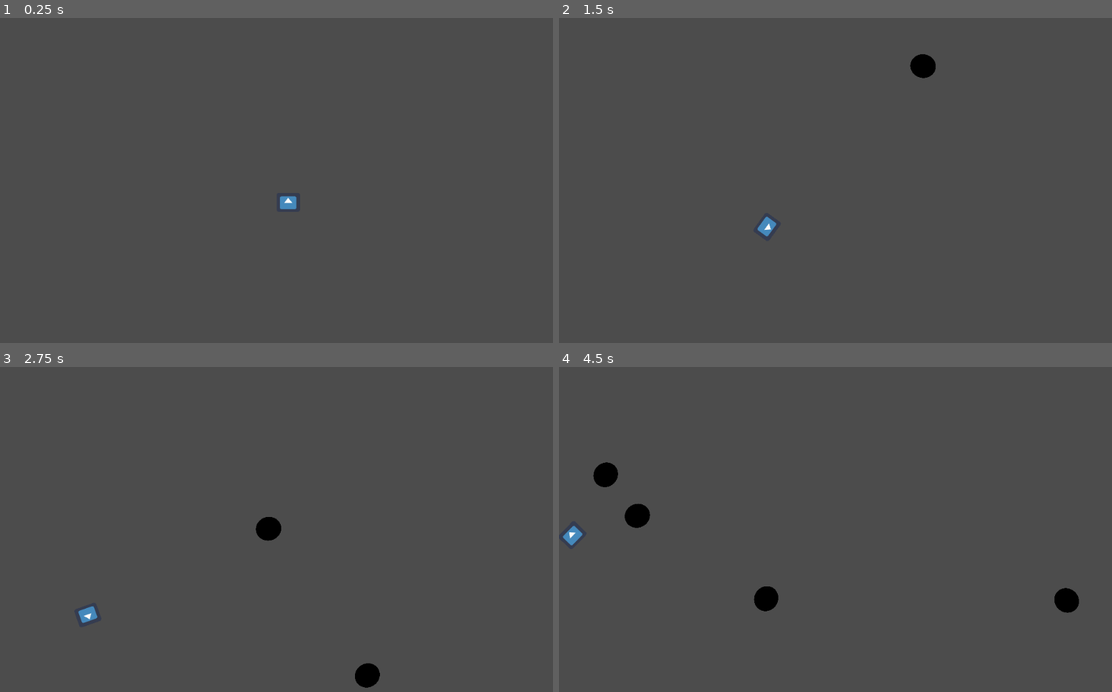
Above: before the commit, frames 1-4 (two rows, left to right).
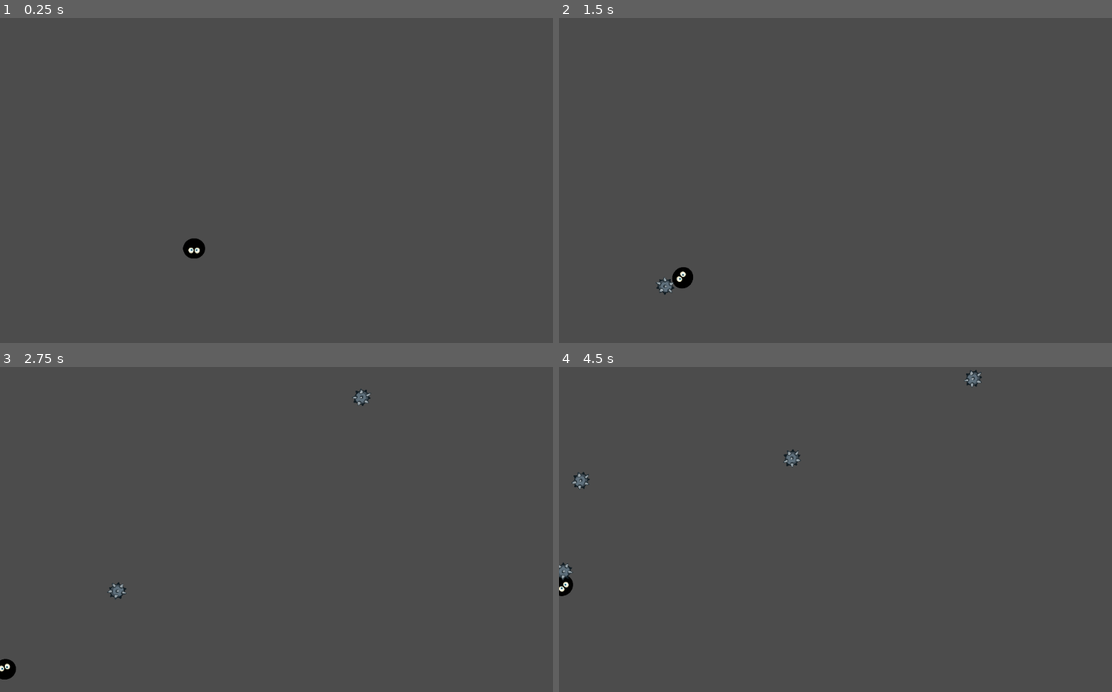
Above: after the commit, the same moments.

Repository: Rahisbel/Battle-Snake
Game: Godot game, scene res://Escenas/Main.tscn
Two runs of this game, one before a commit and one after it. Both use one fixed random seed, a clock stepped at 60 frames per second and the inputs below. The engine's default icon, where the game draws it, is replaced by a stand-in: a white triangle on a blue panel in a dark square.
Inputs:
- Up to frame 1 (0.25 s): no input
- Up to frame 2 (1.5 s): hold Right (ui_right) 0.53-1.28 s; hold Left (ui_left) from 1.28 s (still down)
- Up to frame 3 (2.75 s): release Left (ui_left) at 2.03 s; hold Right (ui_right) from 2.03 s (still down)
- Up to frame 4 (4.5 s): release Right (ui_right) at 2.78 s; hold Up (ui_up) 2.78-3.53 s; hold Left (ui_left) from 3.53 s (still down)

The runs differ from the first frame. In frame 1, 0.3% of the frame differs, in the area x 33-54%, y 54-74%; in frame 2, 0.7%; in frame 3, 1.0%; in frame 4, 1.7%, in the area x 0-95%, y 0-76%.

Commit message:
animaciones

Diff:
--- a/Escenas/Disparo.tscn
+++ b/Escenas/Disparo.tscn
@@ -1,21 +1,23 @@
-[gd_scene load_steps=5 format=2]
+[gd_scene load_steps=7 format=2]
 
 [ext_resource path="res://Scripts/Disparo.gd" type="Script" id=1]
-[ext_resource path="res://Imagenes/j.png" type="Texture" id=2]
+[ext_resource path="res://Imagenes/j2.png" type="Texture" id=2]
+[ext_resource path="res://Imagenes/j3.png" type="Texture" id=3]
+[ext_resource path="res://Imagenes/j4.png" type="Texture" id=4]
 
 [sub_resource type="CircleShape2D" id=1]
-radius = 8.64752
+radius = 2.70772
 
 [sub_resource type="SpriteFrames" id=2]
 animations = [ {
-"frames": [ ExtResource( 2 ) ],
+"frames": [ ExtResource( 2 ), ExtResource( 3 ), ExtResource( 4 ) ],
 "loop": true,
 "name": "bala",
 "speed": 5.0
 } ]
 
 [node name="Disparo" type="RigidBody2D"]
-position = Vector2( 496.24, 279.007 )
+position = Vector2( 499.126, 280.228 )
 mass = 0.00102041
 gravity_scale = 0.0
 script = ExtResource( 1 )
@@ -28,13 +30,18 @@
 one_way_collision_margin = 0.0
 
 [node name="AnimatedSprite" type="AnimatedSprite" parent="."]
-scale = Vector2( 0.039, 0.039 )
+position = Vector2( 6.81111, 7.67598 )
+scale = Vector2( 0.306424, 0.319937 )
 frames = SubResource( 2 )
 animation = "bala"
+frame = 1
+playing = true
 __meta__ = {
 "_edit_group_": true
 }
 
 [node name="VisibilityNotifier2D" type="VisibilityNotifier2D" parent="."]
+position = Vector2( -5.153e-006, -0.0555209 )
+scale = Vector2( 0.322916, 0.328461 )
 
 [connection signal="screen_exited" from="VisibilityNotifier2D" to="." method="_on_VisibilityNotifier2D_screen_exited"]
--- a/Escenas/Enemigo.tscn
+++ b/Escenas/Enemigo.tscn
@@ -1,18 +1,18 @@
 [gd_scene load_steps=5 format=2]
 
 [ext_resource path="res://Scripts/Enemigo.gd" type="Script" id=1]
-[ext_resource path="res://Imagenes/j.png" type="Texture" id=2]
+[ext_resource path="res://Imagenes/bomb.png" type="Texture" id=2]
 
 [sub_resource type="SpriteFrames" id=1]
 animations = [ {
 "frames": [ ExtResource( 2 ) ],
 "loop": true,
 "name": "1",
-"speed": 4.45
+"speed": 5.0
 } ]
 
 [sub_resource type="CircleShape2D" id=2]
-radius = 24.3555
+radius = 18.6905
 
 [node name="Enemigo" type="RigidBody2D"]
 collision_mask = 0
--- a/Escenas/Jugador.tscn
+++ b/Escenas/Jugador.tscn
@@ -1,7 +1,7 @@
 [gd_scene load_steps=5 format=2]
 
 [ext_resource path="res://Scripts/Jugador.gd" type="Script" id=1]
-[ext_resource path="res://Imagenes/icon.png" type="Texture" id=2]
+[ext_resource path="res://Imagenes/kk.png" type="Texture" id=2]
 
 [sub_resource type="SpriteFrames" id=1]
 animations = [ {
@@ -11,11 +11,11 @@
 "speed": 5.0
 } ]
 
-[sub_resource type="RectangleShape2D" id=2]
-extents = Vector2( 21.1063, 17.7475 )
+[sub_resource type="CircleShape2D" id=2]
+radius = 22.3988
 
 [node name="Jugador" type="Area2D"]
-position = Vector2( 534.394, 275.127 )
+position = Vector2( 549.388, 252.948 )
 gravity = 0.0
 script = ExtResource( 1 )
 __meta__ = {
@@ -24,13 +24,16 @@
 
 [node name="AnimatedSprite" type="AnimatedSprite" parent="."]
 modulate = Color( 0.984375, 0.984375, 0.984375, 1 )
-scale = Vector2( 0.669832, 0.553886 )
+position = Vector2( -6.80013, -8.88221 )
+scale = Vector2( 0.403997, 0.376356 )
 frames = SubResource( 1 )
 animation = "jug"
 playing = true
 flip_h = true
+flip_v = true
 
 [node name="CollisionShape2D" type="CollisionShape2D" parent="."]
+position = Vector2( -6.64825, -7.75624 )
 shape = SubResource( 2 )
 
 [connection signal="body_entered" from="." to="." method="_on_Jugador_body_entered"]
--- a/Escenas/Main.tscn
+++ b/Escenas/Main.tscn
@@ -7,7 +7,7 @@
 
 [sub_resource type="Curve2D" id=1]
 _data = {
-"points": PoolVector2Array( 0, 0, 0, 0, 22.7416, -6.5219, 0, 0, 0, 0, 1016.27, -6.5219, 0, 0, 0, 0, 1016.27, 594.921, 0, 0, 0, 0, 1.10695, 594.921 )
+"points": PoolVector2Array( 0, 0, 0, 0, -0.692373, -2.5436, 0, 0, 0, 0, 1021.43, -2.5436, 0, 0, 0, 0, 1018.91, 594.115, 0, 0, 0, 0, -3.20992, 589.08, 0, 0, 0, 0, -0.692373, -2.5436 )
 }
 
 [node name="Main" type="Node"]
@@ -15,17 +15,21 @@
 Enemigo = ExtResource( 2 )
 Disparo = ExtResource( 3 )
 
+[node name="Sprite" type="Sprite" parent="."]
+position = Vector2( 352.791, 394.745 )
+scale = Vector2( 0.988106, 0.982957 )
+
 [node name="Jugador" parent="." instance=ExtResource( 4 )]
+position = Vector2( 373.921, 376.995 )
 
 [node name="Position2D" type="Position2D" parent="."]
-position = Vector2( 531.159, 277.857 )
+position = Vector2( 364.482, 371.985 )
 
 [node name="Path2D" type="Path2D" parent="."]
-scale = Vector2( 1.00359, 0.99693 )
 curve = SubResource( 1 )
 
 [node name="PathFollow2D" type="PathFollow2D" parent="Path2D"]
-position = Vector2( 22.7416, -6.5219 )
+position = Vector2( -0.692373, -2.5436 )
 
 [node name="TimerEnemigo" type="Timer" parent="."]
 
@@ -33,12 +37,8 @@
 wait_time = 0.1
 one_shot = true
 
-[node name="Persecusion" type="Timer" parent="."]
-wait_time = 0.1
-
 [connection signal="disparo" from="Jugador" to="." method="_on_Jugador_disparo"]
 [connection signal="hit" from="Jugador" to="." method="game_over"]
 [connection signal="localizacion" from="Jugador" to="." method="_on_Jugador_localizacion"]
 [connection signal="timeout" from="TimerEnemigo" to="." method="_on_TimerEnemigo_timeout"]
 [connection signal="timeout" from="Inicio" to="." method="_on_Inicio_timeout"]
-[connection signal="timeout" from="Persecusion" to="." method="_on_Persecusion_timeout"]
--- /dev/null
+++ b/Escenas/Menu P.tscn
@@ -0,0 +1,17 @@
+[gd_scene format=2]
+
+[node name="Menu P" type="CanvasLayer"]
+
+[node name="Label" type="Label" parent="."]
+margin_right = 40.0
+margin_bottom = 14.0
+
+[node name="Button" type="Button" parent="."]
+anchor_left = 0.5
+anchor_top = 1.0
+anchor_right = 0.5
+anchor_bottom = 1.0
+margin_left = -8.0
+margin_top = -437.0
+margin_right = 46.0
+margin_bottom = -311.0
--- a/Escenas/Pared.tscn
+++ b/Escenas/Pared.tscn
@@ -1,5 +1,22 @@
-[gd_scene format=2]
+[gd_scene load_steps=3 format=2]
+
+[ext_resource path="res://Imagenes/Ladrillo.png" type="Texture" id=1]
+
+[sub_resource type="SpriteFrames" id=1]
+animations = [ {
+"frames": [ ExtResource( 1 ) ],
+"loop": true,
+"name": "Ladrillo",
+"speed": 5.0
+} ]
 
 [node name="Pared" type="StaticBody2D"]
+position = Vector2( 27.2075, 22.9116 )
+__meta__ = {
+"_edit_group_": true
+}
 
 [node name="AnimatedSprite" type="AnimatedSprite" parent="."]
+scale = Vector2( 0.25, 0.25 )
+frames = SubResource( 1 )
+animation = "Ladrillo"
--- a/Scripts/Disparo.gd
+++ b/Scripts/Disparo.gd
@@ -12,5 +12,5 @@
 	velocity = Vector2(0,speed).rotated(rotation)
 	position += velocity * delta
 
-func _on_VisibilityNotifier2D_screen_exited(): #Elimina los disparos al salir de la pantalla
-	queue_free()
+func _on_VisibilityNotifier2D_screen_exited():
+	queue_free() #Elimina los disparos al salir de la pantalla
--- a/Scripts/Enemigo.gd
+++ b/Scripts/Enemigo.gd
@@ -4,6 +4,7 @@
 export var min_speed = 250  # min velocidad
 export var max_speed = 300 #max velocidad
 var velocity
+var rotacion
 var enemigo = ["1"]   # nombre del frame
 
 func _ready(): # en caso de tener diferentes tipos de enemigos
@@ -11,13 +12,12 @@
 	pass
 
 func _process(delta):
-	    #velocity = Vector2(0, max_speed)
-	    #position += velocity * delta
-
-	    pass
+		#velocity = Vector2(0, max_speed)
+		#position += velocity * delta
+		#rotacion = Vector2(0, max_speed).rotated(rotation)
+		pass
 
 func _on_Enemigo_body_entered(body):
-	print("colisiono")
 	hide()
 	emit_signal("col")
 	$CollisionShape2D.set_deferred("disabled", true)
--- a/Scripts/Jugador.gd
+++ b/Scripts/Jugador.gd
@@ -27,7 +27,6 @@
         emit_signal("disparo", rotation, position,velocity)
 
     if velocity.length() > 0:
-        #velocity = velocity.normalized() * speed
         $AnimatedSprite.play()
     else:
         $AnimatedSprite.stop()
--- a/Scripts/Main.gd
+++ b/Scripts/Main.gd
@@ -5,9 +5,7 @@
 var maxEnem = 4
 var enemigos = []
 var cantEnemigos = 0
-var prueba = 0
-var speedE= 250 #Velocidad enemigo
-
+var speedE= 200 #Velocidad enemigo
 
 func _ready():
 	enemigos.resize(maxEnem)
@@ -19,7 +17,7 @@
     #$TimerEnemigo.stop()
     pass
 
-func _on_TimerEnemigo_timeout():
+func _on_TimerEnemigo_timeout(): # Movimiento del enemigo
 	if cantEnemigos < maxEnem :
 		$Path2D/PathFollow2D.set_offset(randi())
 		var enem = Enemigo.instance()
@@ -31,33 +29,30 @@
 		enem.rotation = direction
 		enem.linear_velocity = Vector2(rand_range(enem.min_speed, enem.max_speed), 0)
 		enem.linear_velocity = enem.linear_velocity.rotated(direction)
-		print(direction)
 		cantEnemigos+=1
 
-
 func new_game():
-    score = 0
-    $Jugador.start($Position2D.position)
-    $Inicio.start()
+	score = 0
+	$Jugador.start($Position2D.position)
+	$Inicio.start()
 
 func _on_Inicio_timeout():
-    $TimerEnemigo.start()
+	$TimerEnemigo.start()
 
 func _on_Jugador_disparo(direccion, localizacion,velocidad):
-    var b = Disparo.instance()
-    add_child(b)
-    b.rotation = direccion
-    b.position = localizacion
-    b.linear_velocity = velocidad * 3
+	var b = Disparo.instance()
+	add_child(b)
+	b.rotation = direccion
+	b.position = localizacion
+	b.linear_velocity = velocidad * 3
 
-func _on_Jugador_localizacion(posicion,direccion):
+func _on_Jugador_localizacion(posicion,direccion): # Persecusion
 	var a
 	var b
 	var porcA
 	var porcB
 	if cantEnemigos > 1:
 		for j in enemigos:
-#			print(j.velocity)
 			if j != null:
 				a=posicion.y-j.position.y
 				b=posicion.x-j.position.x
--- a/project.godot
+++ b/project.godot
@@ -15,10 +15,8 @@
 
 [application]
 
-config/name="Battle Snake"
 run/main_scene="res://Escenas/Main.tscn"
-config/icon="res://icon.png"
 
-[rendering]
+[display]
 
-environment/default_environment="res://default_env.tres"
+window/handheld/orientation="portrait"
Binary file added: Imagenes/Ladrillo.png
Not shown, added: Imagenes/Ladrillo.png.import
Binary file added: Imagenes/bola.png
Not shown, added: Imagenes/bola.png.import
Binary file added: Imagenes/bomb.png
Not shown, added: Imagenes/bomb.png.import
Binary file removed: Imagenes/enemigo.jpg
Binary file added: Imagenes/j1.png
Not shown, added: Imagenes/j1.png.import
Binary file added: Imagenes/j2.png
Not shown, changed: Imagenes/j2.png.import
Binary file added: Imagenes/j3.png
(and 27 more such lines)
